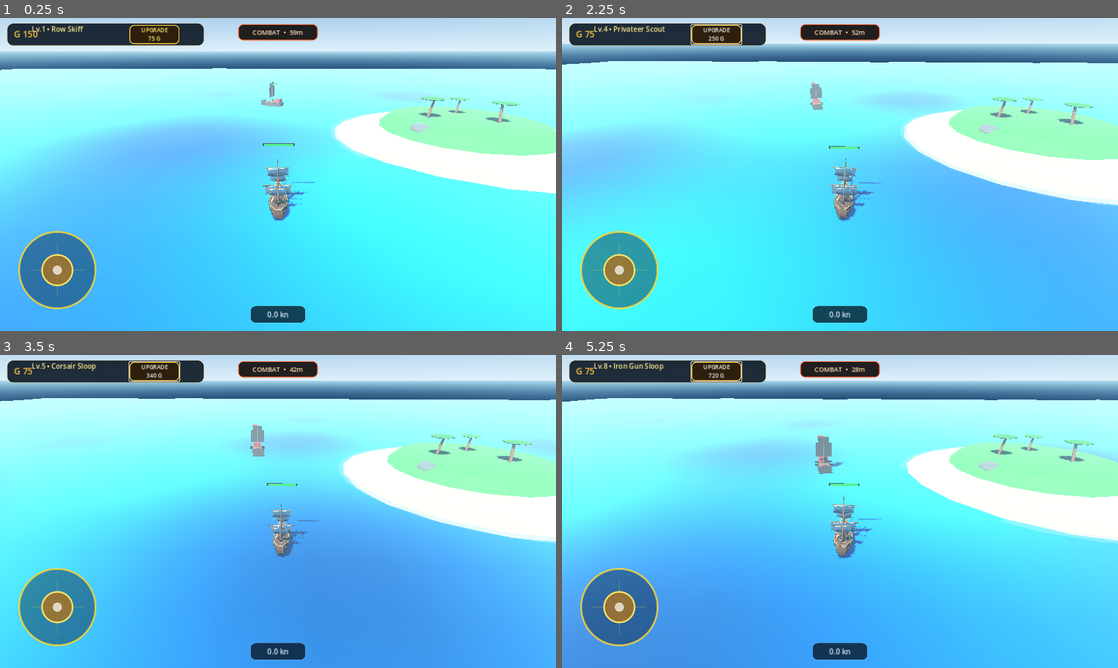
Above: before the commit, frames 1-4 (two rows, left to right).
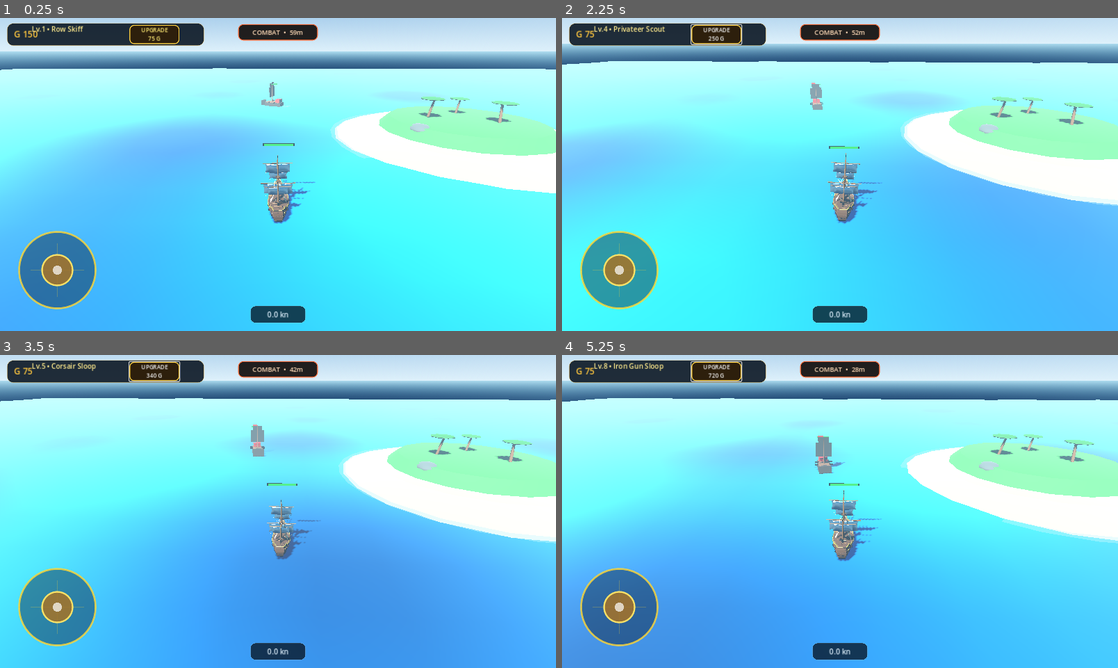
Above: after the commit, the same moments.

Repository: za99405com-ui/Pirate-Seasonline
Game: Godot game, scene res://scenes/world/world.tscn
Same seed, same stepped clock (60 frames per second), same inputs: the game is played once before the commit and once after it.
Inputs:
- Up to frame 1 (0.25 s): no input
- Up to frame 2 (2.25 s): click "UPGRADE 75 G" at 0.5 s; click "UPGRADE 120 G" at 1.25 s; click "UPGRADE 180 G" at 2 s
- Up to frame 3 (3.5 s): click "UPGRADE 250 G" at 2.75 s
- Up to frame 4 (5.25 s): click "UPGRADE 340 G" at 3.5 s; click "UPGRADE 450 G" at 4.25 s; click "UPGRADE 580 G" at 5 s

The runs differ from the first frame. In frame 1, 0.6% of the frame differs, in the area x 46-56%, y 43-66%; in frame 2, 0.6%; in frame 3, 0.4%; in frame 4, 0.6%.

Commit message:
visual: slightly enlarge player ship

Diff:
--- a/godot_game/scenes/player/player_ship.tscn
+++ b/godot_game/scenes/player/player_ship.tscn
@@ -5,7 +5,7 @@
 [ext_resource type="PackedScene" path="res://assets/models/pirate_ship.glb" id="3_ship_model"]
 
 [sub_resource type="BoxShape3D" id="HullShape"]
-size = Vector3(2.9, 1.8, 6.2)
+size = Vector3(3.25, 2.0, 6.95)
 
 [sub_resource type="StandardMaterial3D" id="DarkHullMat"]
 albedo_color = Color(0.24, 0.13, 0.08, 1)
@@ -408,13 +408,13 @@
 reload_time = 2.0
 
 [node name="CollisionShape3D" type="CollisionShape3D" parent="."]
-position = Vector3(0, 0.8, 0)
+position = Vector3(0, 0.9, 0)
 shape = SubResource("HullShape")
 
 [node name="Visuals" type="Node3D" parent="."]
 
 [node name="ShipModel" parent="Visuals" instance=ExtResource("3_ship_model")]
-scale = Vector3(0.5, 0.5, 0.5)
+scale = Vector3(0.56, 0.56, 0.56)
 
 [node name="BaseHull" type="Node3D" parent="Visuals"]
 visible = false
